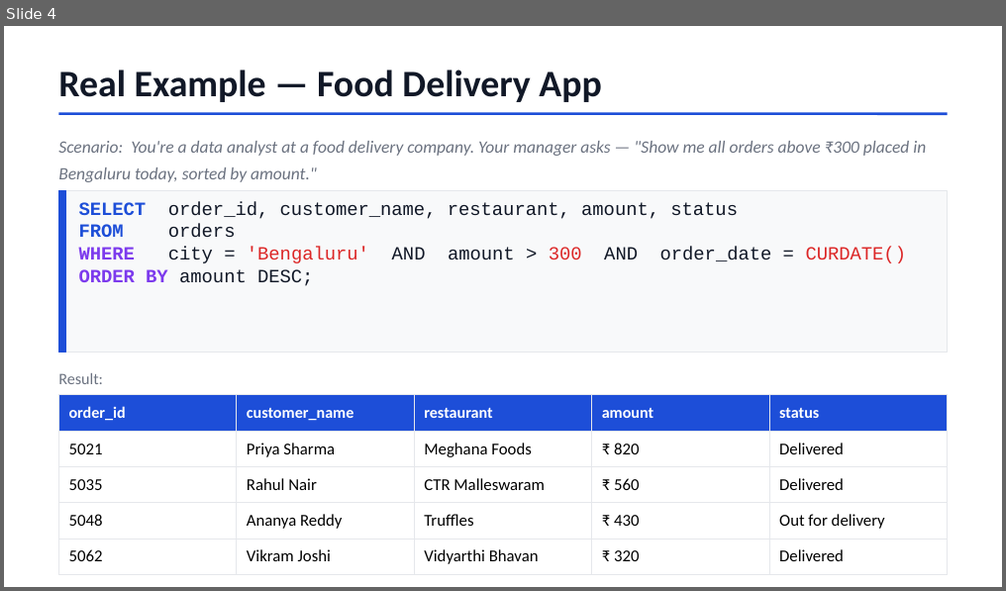
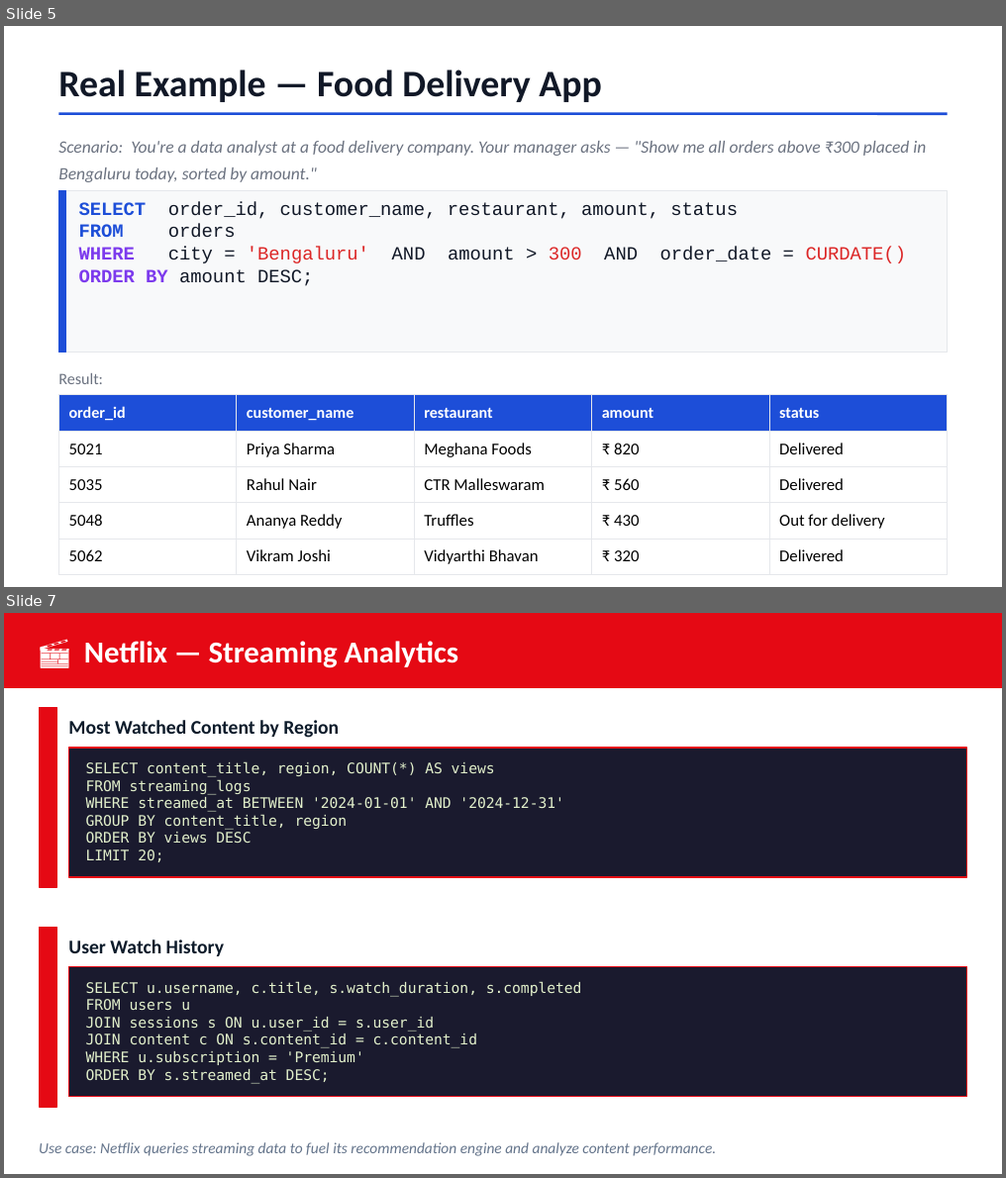
Before and after one commit to Prateekgupta-08/DQL-Command-Technical-Presentation, a slide deck: Prateek_SQL_DQL_Select_Command.pptx. Shown one above the other, each under a label of ours: slide 4 before the commit, slides 5 and 7 after it; the slides between them are not shown. The pictures are 1006x591 and 1006x1178 pixels, drawn with LibreOffice and Linux fonts; fonts in the diff are those of the drawing. Boxes give left, top, right and bottom in pixels: in the first picture for what was removed or moved away, otherwise in the second. Text is boxed around its words. In the diff, an @@ line names an element or a change of style, - is before the commit and + after.

```diff
--- a/Prateek_SQL_DQL_Select_Command.pptx
+++ b/Prateek_SQL_DQL_Select_Command.pptx
@@ slide 7 added at [4, 613, 1002, 1174], background #FFFFFF @@
@@ rectangle added at [4, 613, 1002, 688], fill #E50914, outline #E50914 1 pt @@
@@ text added at [84, 641, 459, 668], 22 pt, text #FFFFFF, bold @@
+🎬 Netflix — Streaming Analytics
@@ rectangle added at [39, 708, 56, 887], fill #E50914, outline #E50914 1 pt @@
@@ text added at [68, 720, 339, 738], 14 pt, text #0D1B2A, bold @@
+Most Watched Content by Region
@@ rectangle added at [69, 748, 967, 877], fill #1A1A2E, outline #E50914 1 pt @@
@@ text added at [86, 761, 563, 862], 10.5 pt, text #E2F0CB @@
+SELECT content_title, region, COUNT(*) AS views
+FROM streaming_logs
+WHERE streamed_at BETWEEN '2024-01-01' AND '2024-12-31'
+GROUP BY content_title, region
+ORDER BY views DESC
+LIMIT 20;
@@ rectangle added at [39, 928, 56, 1107], fill #E50914, outline #E50914 1 pt @@
@@ text added at [68, 940, 224, 957], 14 pt, text #0D1B2A, bold @@
+User Watch History
@@ rectangle added at [69, 967, 967, 1097], fill #1A1A2E, outline #E50914 1 pt @@
@@ text added at [86, 981, 582, 1084], 10.5 pt, text #E2F0CB @@
+SELECT u.username, c.title, s.watch_duration, s.completed
+FROM users u
+JOIN sessions s ON u.user_id = s.user_id
+JOIN content c ON s.content_id = c.content_id
+WHERE u.subscription = 'Premium'
+ORDER BY s.streamed_at DESC;
@@ text added at [39, 1143, 716, 1157], 11 pt, text #64748B, italic @@
+Use case: Netflix queries streaming data to fuel its recommendation engine and analyze content performance.
@@ what was slide 4 is now slide 5 @@
```
Also in this commit, not shown: 5 slides changed, 1 other slide added, 2 slides removed.
